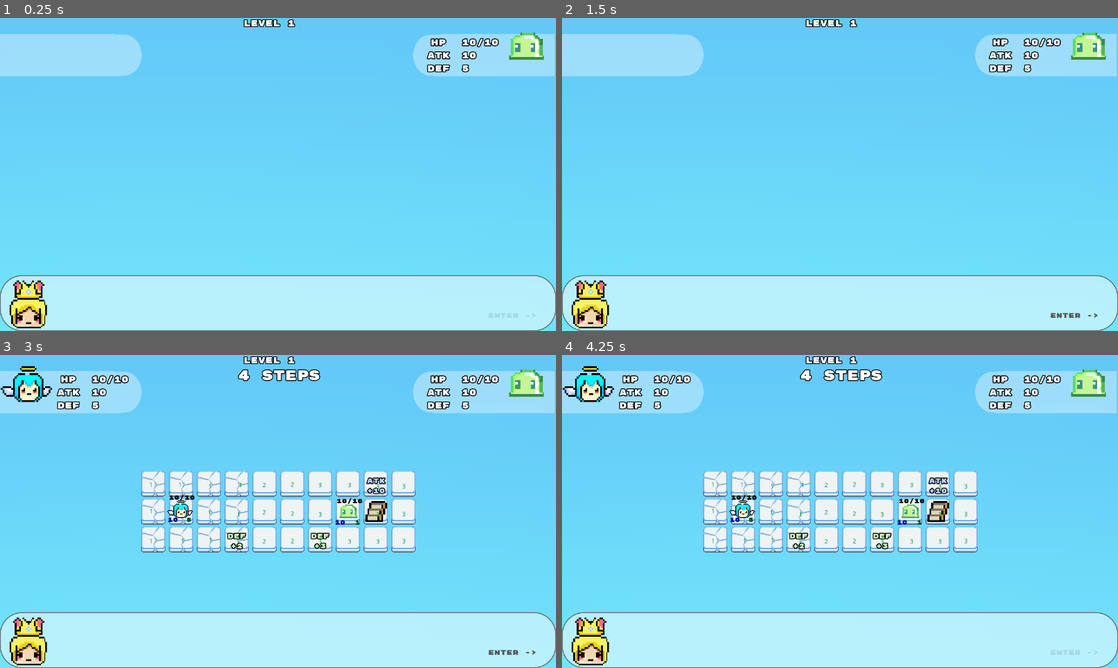
Above: before the commit, frames 1-4 (two rows, left to right).
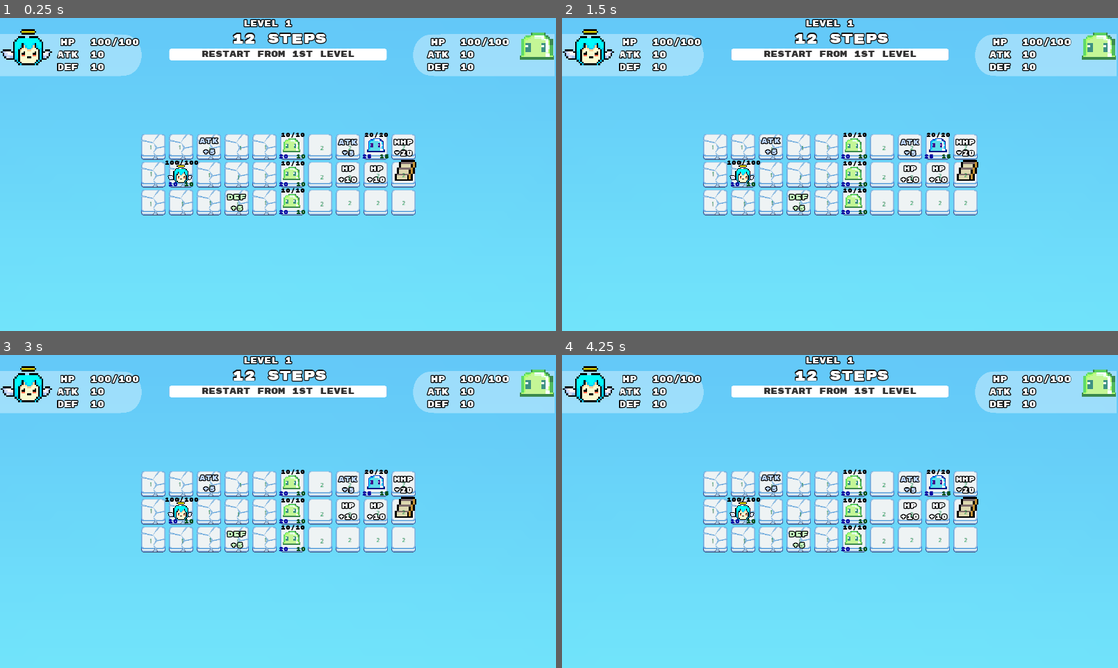
Above: after the commit, the same moments.

Repository: cle-cle-cle/Skys_the_Limit
Game: Godot game, scene res://game/code_source/game.tscn
Two runs of this game, one before a commit and one after it. Both use one fixed random seed, a clock stepped at 60 frames per second and the inputs below.
Inputs (mouse positions are in pixels of both pictures, inside the frame that each line leads up to):
- Up to frame 1 (0.25 s): no input
- Up to frame 2 (1.5 s): click (840, 55) at 0.5 s, where only the run after the commit has a clickable "Restart From 1st Level"; click (840, 55) at 1.25 s, where only the run after the commit has a clickable "Restart From 1st Level"
- Up to frame 3 (3 s): click (278, 392) at 2 s, where only the run after the commit has a clickable "Restart From 1st Level"; tap Enter at 2.75, 2.85 s; hold Right from 2.78 s (still down)
- Up to frame 4 (4.25 s): tap Space at 3.02, 3.77 s; release Right at 3.53 s; hold Down from 3.53 s (still down); tap Enter at 3.6 s

The runs differ from the first frame. In frame 1, 33% of the frame differs, in the area x 0-100%, y 0-100%; in frame 2, 33%; in frame 3, 24%; in frame 4, 24%.

Commit message:
redesigned level 0

Diff:
--- a/game/code_source/enemy.gd
+++ b/game/code_source/enemy.gd
@@ -52,13 +52,13 @@
 		ENEMY_TYPES.GREEN:
 			health = 10
 			max_health = 10
-			attack = 10
-			defense = 1
+			attack = 20
+			defense = 10
 		ENEMY_TYPES.BLUE:
-			health = 30
-			max_health = 30
-			attack = 10
-			defense = 20
+			health = 20
+			max_health = 20
+			attack = 25
+			defense = 15
 		ENEMY_TYPES.BOSS:
 			health = 999
 			max_health = 999
--- a/game/code_source/grid/grid.gd
+++ b/game/code_source/grid/grid.gd
@@ -68,9 +68,8 @@
 				if enemy_pawn.health <= 0:
 					enemy_pawn.queue_free()
 					set_cellv(cell_target, GROUND)
-				else:
-					# Enemy is not dead, get Damaged by Enemy
-					PlayerStats.health = clamp(PlayerStats.health + PlayerStats.defense - enemy_pawn.attack, 0, PlayerStats.health)
+				# Enemy Attack Player
+				PlayerStats.health = clamp(PlayerStats.health + PlayerStats.defense - enemy_pawn.attack, 0, PlayerStats.health)
 			else:
 				# Enemy no longer here, just move Actor
 				return update_pawn_position(pawn, cell_start, cell_target)
--- a/game/code_source/level.gd
+++ b/game/code_source/level.gd
@@ -7,7 +7,7 @@
 var current_turn = 0
 var remaining_steps = 0
 var steps = [
-	[4, 3, 2], # level 0
+	[12, 15], # level 0
 	[6, 4, 5, 2], # level 1
 	[4, 3, 5, 7, 1], # level 2
 	[], # level 3
@@ -91,26 +91,26 @@
 	#       Tutorial Dialogue              #
 	########################################
 	if current_level == 0:
-		# hide all info at first, and show gradually
-		grid.hide()
-		player_stats_h_box.hide()
-		turn_label.hide()
-#		restart_level_button.hide()
-		restart_game_button.hide()
-
-		play_conversation(tutorial_dialogue_1)
-		yield(self, "current_conversation_ended")
-		grid.show()
-		player_stats_h_box.show()
-		turn_label.show()
-
-		play_conversation(tutorial_dialogue_2)
-		yield(self, "current_conversation_ended")
-#		restart_level_button.show()
-		restart_game_button.show()
-
-		play_conversation(tutorial_dialogue_3)
-		yield(self, "current_conversation_ended")
+#		# hide all info at first, and show gradually
+#		grid.hide()
+#		player_stats_h_box.hide()
+#		turn_label.hide()
+##		restart_level_button.hide()
+#		restart_game_button.hide()
+#
+#		play_conversation(tutorial_dialogue_1)
+#		yield(self, "current_conversation_ended")
+#		grid.show()
+#		player_stats_h_box.show()
+#		turn_label.show()
+#
+#		play_conversation(tutorial_dialogue_2)
+#		yield(self, "current_conversation_ended")
+##		restart_level_button.show()
+#		restart_game_button.show()
+#
+#		play_conversation(tutorial_dialogue_3)
+#		yield(self, "current_conversation_ended")
 		dialogue_container.hide()
 
 	########################################
--- a/game/code_source/levels/Level_0.tscn
+++ b/game/code_source/levels/Level_0.tscn
@@ -39,28 +39,56 @@
 [node name="CollapseSpriteContainer" type="Node2D" parent="Grid"]
 
 [node name="Actor" parent="Grid" instance=ExtResource( 1 )]
-position = Vector2( 415, 345 )
+position = Vector2( 415, 349 )
 
 [node name="GreenSlime" parent="Grid" instance=ExtResource( 2 )]
-position = Vector2( 803, 351 )
+position = Vector2( 672, 284 )
 type = 3
 
+[node name="GreenSlime2" parent="Grid" instance=ExtResource( 2 )]
+position = Vector2( 672, 349 )
+type = 3
+
+[node name="GreenSlime3" parent="Grid" instance=ExtResource( 2 )]
+position = Vector2( 672, 412 )
+type = 3
+
 [node name="ATK_10" parent="Grid" instance=ExtResource( 3 )]
-position = Vector2( 865, 293 )
+position = Vector2( 479, 285 )
+upgrade_type = 2
+value = 5
+
+[node name="DEF_5" parent="Grid" instance=ExtResource( 3 )]
+position = Vector2( 544, 415 )
+upgrade_type = 3
+value = 5
+
+[node name="ATK_5" parent="Grid" instance=ExtResource( 3 )]
+position = Vector2( 800, 288 )
+upgrade_type = 2
+value = 5
+
+[node name="HP_10" parent="Grid" instance=ExtResource( 3 )]
+position = Vector2( 800, 349 )
+upgrade_type = 0
 value = 10
 
-[node name="DEF_2" parent="Grid" instance=ExtResource( 3 )]
-position = Vector2( 544, 420 )
-upgrade_type = 2
-value = 2
-
-[node name="DEF_3" parent="Grid" instance=ExtResource( 3 )]
-position = Vector2( 736, 420 )
-upgrade_type = 2
-value = 3
+[node name="HP_11" parent="Grid" instance=ExtResource( 3 )]
+position = Vector2( 865, 349 )
+upgrade_type = 0
+value = 10
+
+[node name="HP_12" parent="Grid" instance=ExtResource( 3 )]
+position = Vector2( 928, 288 )
+value = 20
+
+[node name="GreenSlime4" parent="Grid" instance=ExtResource( 2 )]
+position = Vector2( 865, 284 )
+type = 3
+enemy_type = 1
 
 [node name="Stair" type="Node2D" parent="Grid"]
-position = Vector2( 865, 347 )
+position = Vector2( 933, 338 )
 script = ExtResource( 16 )
 type = 4
 
@@ -167,153 +195,151 @@
 custom_colors/font_color = Color( 0, 0.627451, 0.266667, 1 )
 text = "1"
 
+[node name="Label13" type="Label" parent="Grid/CollapseOrder/1"]
+margin_left = 606.0
+margin_top = 412.0
+margin_right = 646.0
+margin_bottom = 426.0
+custom_colors/font_color = Color( 0, 0.627451, 0.266667, 1 )
+text = "1"
+
+[node name="Label14" type="Label" parent="Grid/CollapseOrder/1"]
+margin_left = 606.0
+margin_top = 349.0
+margin_right = 646.0
+margin_bottom = 363.0
+custom_colors/font_color = Color( 0, 0.627451, 0.266667, 1 )
+text = "1"
+
+[node name="Label15" type="Label" parent="Grid/CollapseOrder/1"]
+margin_left = 606.0
+margin_top = 284.0
+margin_right = 646.0
+margin_bottom = 298.0
+custom_colors/font_color = Color( 0, 0.627451, 0.266667, 1 )
+text = "1"
+
 [node name="2" type="Node2D" parent="Grid/CollapseOrder"]
 
 [node name="Label" type="Label" parent="Grid/CollapseOrder/2"]
-margin_left = 603.0
-margin_top = 285.0
-margin_right = 643.0
+margin_left = 672.0
+margin_top = 285.0
+margin_right = 712.0
 margin_bottom = 299.0
 custom_colors/font_color = Color( 0, 0.627451, 0.266667, 1 )
 text = "2"
 
 [node name="Label2" type="Label" parent="Grid/CollapseOrder/2"]
-margin_left = 603.0
-margin_top = 348.0
-margin_right = 643.0
-margin_bottom = 362.0
+margin_left = 672.0
+margin_top = 349.0
+margin_right = 712.0
+margin_bottom = 363.0
 custom_colors/font_color = Color( 0, 0.627451, 0.266667, 1 )
 text = "2"
 
 [node name="Label3" type="Label" parent="Grid/CollapseOrder/2"]
-margin_left = 603.0
-margin_top = 415.0
-margin_right = 643.0
-margin_bottom = 429.0
+margin_left = 672.0
+margin_top = 412.0
+margin_right = 712.0
+margin_bottom = 426.0
 custom_colors/font_color = Color( 0, 0.627451, 0.266667, 1 )
 text = "2"
 
 [node name="Label4" type="Label" parent="Grid/CollapseOrder/2"]
-margin_left = 668.0
-margin_top = 284.0
-margin_right = 708.0
-margin_bottom = 298.0
+margin_left = 736.0
+margin_top = 285.0
+margin_right = 776.0
+margin_bottom = 299.0
 custom_colors/font_color = Color( 0, 0.627451, 0.266667, 1 )
 text = "2"
 
 [node name="Label5" type="Label" parent="Grid/CollapseOrder/2"]
-margin_left = 668.0
-margin_top = 351.0
-margin_right = 708.0
-margin_bottom = 365.0
+margin_left = 736.0
+margin_top = 352.0
+margin_right = 776.0
+margin_bottom = 366.0
 custom_colors/font_color = Color( 0, 0.627451, 0.266667, 1 )
 text = "2"
 
 [node name="Label6" type="Label" parent="Grid/CollapseOrder/2"]
-margin_left = 668.0
+margin_left = 736.0
 margin_top = 414.0
-margin_right = 708.0
+margin_right = 776.0
 margin_bottom = 428.0
 custom_colors/font_color = Color( 0, 0.627451, 0.266667, 1 )
 text = "2"
 
-[node name="3" type="Node2D" parent="Grid/CollapseOrder"]
-
-[node name="Label" type="Label" parent="Grid/CollapseOrder/3"]
-margin_left = 732.0
-margin_top = 285.0
-margin_right = 772.0
-margin_bottom = 299.0
-custom_colors/font_color = Color( 0, 0.627451, 0.266667, 1 )
-text = "3"
-
-[node name="Label2" type="Label" parent="Grid/CollapseOrder/3"]
-margin_left = 732.0
-margin_top = 353.0
-margin_right = 772.0
-margin_bottom = 367.0
-custom_colors/font_color = Color( 0, 0.627451, 0.266667, 1 )
-text = "3"
-
-[node name="Label3" type="Label" parent="Grid/CollapseOrder/3"]
-margin_left = 732.0
-margin_top = 415.0
-margin_right = 772.0
-margin_bottom = 429.0
-custom_colors/font_color = Color( 0, 0.627451, 0.266667, 1 )
-text = "3"
-
-[node name="Label4" type="Label" parent="Grid/CollapseOrder/3"]
+[node name="Label7" type="Label" parent="Grid/CollapseOrder/2"]
 margin_left = 800.0
-margin_top = 285.0
+margin_top = 412.0
 margin_right = 840.0
-margin_bottom = 299.0
-custom_colors/font_color = Color( 0, 0.627451, 0.266667, 1 )
-text = "3"
-
-[node name="Label5" type="Label" parent="Grid/CollapseOrder/3"]
+margin_bottom = 426.0
+custom_colors/font_color = Color( 0, 0.627451, 0.266667, 1 )
+text = "2"
+
+[node name="Label8" type="Label" parent="Grid/CollapseOrder/2"]
 margin_left = 800.0
 margin_top = 353.0
 margin_right = 840.0
 margin_bottom = 367.0
 custom_colors/font_color = Color( 0, 0.627451, 0.266667, 1 )
-text = "3"
-
-[node name="Label6" type="Label" parent="Grid/CollapseOrder/3"]
+text = "2"
+
+[node name="Label9" type="Label" parent="Grid/CollapseOrder/2"]
 margin_left = 800.0
-margin_top = 415.0
+margin_top = 285.0
 margin_right = 840.0
-margin_bottom = 429.0
-custom_colors/font_color = Color( 0, 0.627451, 0.266667, 1 )
-text = "3"
-
-[node name="Label7" type="Label" parent="Grid/CollapseOrder/3"]
+margin_bottom = 299.0
+custom_colors/font_color = Color( 0, 0.627451, 0.266667, 1 )
+text = "2"
+
+[node name="Label10" type="Label" parent="Grid/CollapseOrder/2"]
 margin_left = 865.0
-margin_top = 288.0
+margin_top = 412.0
 margin_right = 905.0
-margin_bottom = 302.0
-custom_colors/font_color = Color( 0, 0.627451, 0.266667, 1 )
-text = "3"
-
-[node name="Label8" type="Label" parent="Grid/CollapseOrder/3"]
+margin_bottom = 426.0
+custom_colors/font_color = Color( 0, 0.627451, 0.266667, 1 )
+text = "2"
+
+[node name="Label11" type="Label" parent="Grid/CollapseOrder/2"]
 margin_left = 865.0
-margin_top = 353.0
+margin_top = 349.0
 margin_right = 905.0
-margin_bottom = 367.0
-custom_colors/font_color = Color( 0, 0.627451, 0.266667, 1 )
-text = "3"
-
-[node name="Label9" type="Label" parent="Grid/CollapseOrder/3"]
+margin_bottom = 363.0
+custom_colors/font_color = Color( 0, 0.627451, 0.266667, 1 )
+text = "2"
+
+[node name="Label12" type="Label" parent="Grid/CollapseOrder/2"]
 margin_left = 865.0
-margin_top = 415.0
+margin_top = 285.0
 margin_right = 905.0
-margin_bottom = 429.0
-custom_colors/font_color = Color( 0, 0.627451, 0.266667, 1 )
-text = "3"
-
-[node name="Label10" type="Label" parent="Grid/CollapseOrder/3"]
-margin_left = 925.0
-margin_top = 288.0
-margin_right = 965.0
-margin_bottom = 302.0
-custom_colors/font_color = Color( 0, 0.627451, 0.266667, 1 )
-text = "3"
-
-[node name="Label11" type="Label" parent="Grid/CollapseOrder/3"]
-margin_left = 925.0
-margin_top = 352.0
-margin_right = 965.0
-margin_bottom = 366.0
-custom_colors/font_color = Color( 0, 0.627451, 0.266667, 1 )
-text = "3"
-
-[node name="Label12" type="Label" parent="Grid/CollapseOrder/3"]
-margin_left = 925.0
-margin_top = 414.0
-margin_right = 965.0
-margin_bottom = 428.0
-custom_colors/font_color = Color( 0, 0.627451, 0.266667, 1 )
-text = "3"
+margin_bottom = 299.0
+custom_colors/font_color = Color( 0, 0.627451, 0.266667, 1 )
+text = "2"
+
+[node name="Label13" type="Label" parent="Grid/CollapseOrder/2"]
+margin_left = 924.0
+margin_top = 412.0
+margin_right = 964.0
+margin_bottom = 426.0
+custom_colors/font_color = Color( 0, 0.627451, 0.266667, 1 )
+text = "2"
+
+[node name="Label14" type="Label" parent="Grid/CollapseOrder/2"]
+margin_left = 924.0
+margin_top = 348.0
+margin_right = 964.0
+margin_bottom = 362.0
+custom_colors/font_color = Color( 0, 0.627451, 0.266667, 1 )
+text = "2"
+
+[node name="Label15" type="Label" parent="Grid/CollapseOrder/2"]
+margin_left = 924.0
+margin_top = 284.0
+margin_right = 964.0
+margin_bottom = 298.0
+custom_colors/font_color = Color( 0, 0.627451, 0.266667, 1 )
+text = "2"
 
 [node name="UI" parent="." instance=ExtResource( 4 )]
 
--- a/game/code_source/player_stats.gd
+++ b/game/code_source/player_stats.gd
@@ -1,10 +1,10 @@
 extends Node
 
 
-var health = 10
-var max_health = 10
+var health = 100
+var max_health = 100
 var attack = 10
-var defense = 5
+var defense = 10
 
 
 # Called when the node enters the scene tree for the first time.
--- a/game/code_source/upgrade.gd
+++ b/game/code_source/upgrade.gd
@@ -3,8 +3,8 @@
 onready var label = $Label
 
 
-enum UPGRADE_TYPES{ HEALTH, ATK, DEF, ATK_MUL, DEF_MUL }
-export(UPGRADE_TYPES) var upgrade_type = UPGRADE_TYPES.HEALTH
+enum UPGRADE_TYPES{ HP, MHP, ATK, DEF, ATK_MUL, DEF_MUL }
+export(UPGRADE_TYPES) var upgrade_type = UPGRADE_TYPES.HP
 
 # Declare member variables here. Examples:
 export var value = 1
@@ -16,8 +16,10 @@
 
 func update_labels():
 	match upgrade_type:
-		UPGRADE_TYPES.HEALTH:
+		UPGRADE_TYPES.HP:
 			label.text = "HP" + "\n" + "+" + String(value)
+		UPGRADE_TYPES.MHP:
+			label.text = "MHP" + "\n" + "+" + String(value)
 		UPGRADE_TYPES.ATK:
 			label.text = "ATK" + "\n" + "+" +  String(value)
 			label.modulate = "#c0d9ff"
@@ -34,8 +36,10 @@
 
 func interact():
 	match upgrade_type:
-		UPGRADE_TYPES.HEALTH:
+		UPGRADE_TYPES.HP:
 			PlayerStats.health = clamp(PlayerStats.health + value, 0, PlayerStats.max_health)
+		UPGRADE_TYPES.MHP:
+			PlayerStats.max_health += value
 		UPGRADE_TYPES.ATK:
 			PlayerStats.attack += value
 		UPGRADE_TYPES.DEF:
--- a/project.godot
+++ b/project.godot
@@ -52,6 +52,8 @@
 window/size/width=1280
 window/size/height=720
 window/dpi/allow_hidpi=true
+window/stretch/mode="2d"
+window/stretch/aspect="expand"
 
 [global]
 
